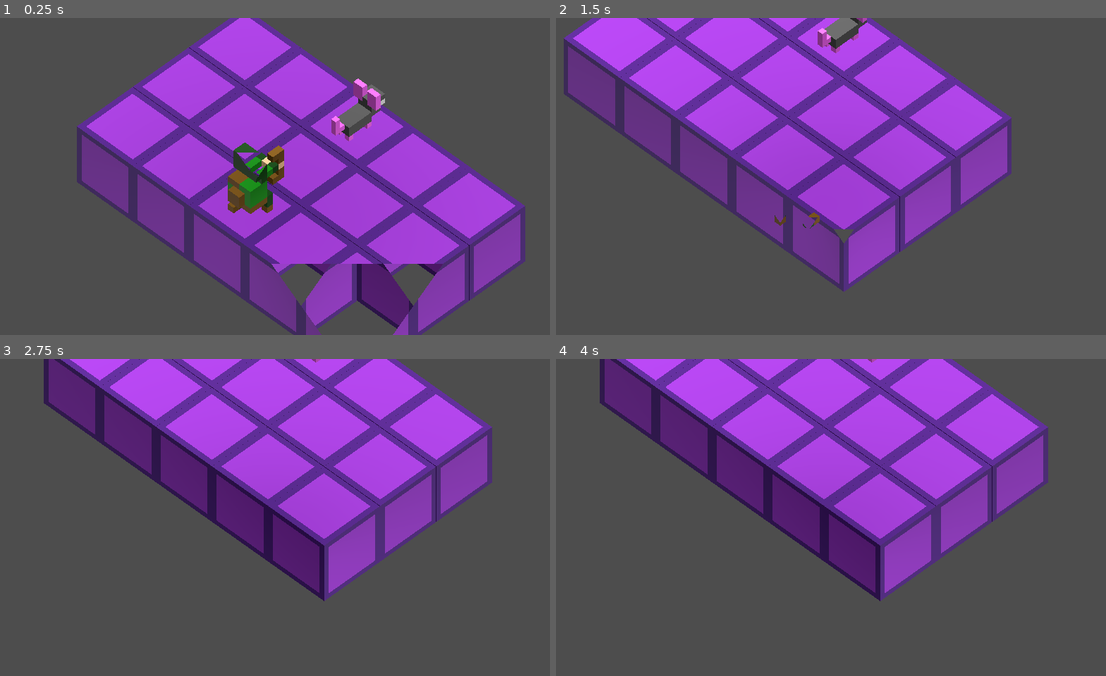
Above: before the commit, frames 1-4 (two rows, left to right).
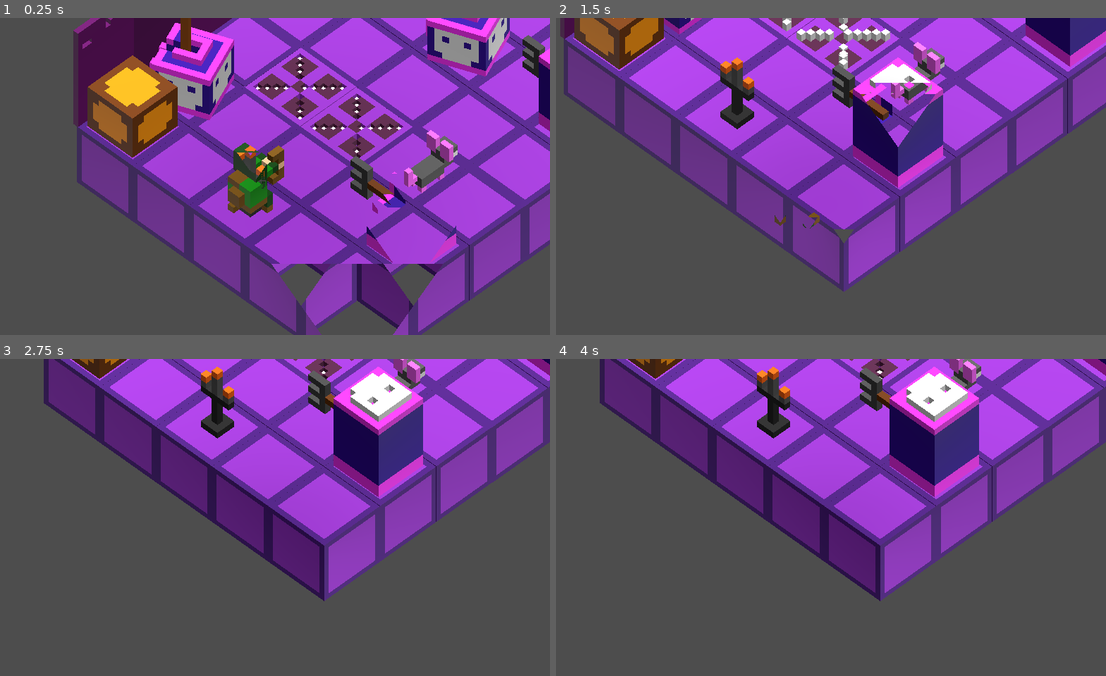
Above: after the commit, the same moments.

Repository: wenqiange/Looty-Dungeon-Recreation
Game: Godot game, scene res://Nodes/level_1.tscn
Two runs of this game, one before a commit and one after it. Both use one fixed random seed, a clock stepped at 60 frames per second and the inputs below. This scene is started directly instead of the project's main scene.
Inputs:
- Up to frame 1 (0.25 s): no input
- Up to frame 2 (1.5 s): hold D (move_right) 0.53-1.28 s; tap Z (Action) at 0.6, 1.35 s; hold S (move_down) from 1.28 s (still down)
- Up to frame 3 (2.75 s): release S (move_down) at 2.03 s; hold D (move_right) from 2.03 s (still down); tap Z (Action) at 2.1 s
- Up to frame 4 (4 s): release D (move_right) at 2.78 s; hold W (move_up) 2.78-3.53 s; tap Z (Action) at 2.85, 3.6 s; hold A (move_left) from 3.53 s (still down)

The runs differ from the first frame. In frame 1, 34% of the frame differs, in the area x 13-100%, y 0-78%; in frame 2, 21%; in frame 3, 13%; in frame 4, 13%.

Commit message:
Level1

Diff:
--- /dev/null
+++ b/looty-dungeon/Nodes/door.tscn
@@ -0,0 +1,16 @@
+[gd_scene format=3 uid="uid://dluhwo6us7iir"]
+
+[ext_resource type="ArrayMesh" uid="uid://cu5u8hdj6cygo" path="res://Models/Floor_and_walls/door.obj" id="1_bspd1"]
+
+[sub_resource type="BoxShape3D" id="BoxShape3D_1l5s0"]
+size = Vector3(1.0222168, 1.7007141, 0.09680176)
+
+[node name="Door" type="StaticBody3D" unique_id=1781724774]
+
+[node name="MeshInstance3D" type="MeshInstance3D" parent="." unique_id=1531589074]
+transform = Transform3D(0.835, 0, 0, 0, 0.835, 0, 0, 0, 0.835, -0.0019450188, 0, 0.45499492)
+mesh = ExtResource("1_bspd1")
+
+[node name="CollisionShape3D" type="CollisionShape3D" parent="." unique_id=972175762]
+transform = Transform3D(1, 0, 0, 0, 1, 0, 0, 0, 1, 0.00012207031, 0.841629, -0.0040893555)
+shape = SubResource("BoxShape3D_1l5s0")
--- a/looty-dungeon/Nodes/level_1.tscn
+++ b/looty-dungeon/Nodes/level_1.tscn
@@ -1,11 +1,25 @@
 [gd_scene format=3 uid="uid://dblv1x6lrurh2"]
 
-[ext_resource type="Script" path="res://Scripts/level.gd" id="1_ff3h8"]
+[ext_resource type="Script" uid="uid://c8shfwjulwbe1" path="res://Scripts/level.gd" id="1_ff3h8"]
 [ext_resource type="PackedScene" uid="uid://di5fq0hk2r255" path="res://Nodes/falling_ground.tscn" id="2_fgvht"]
 [ext_resource type="PackedScene" uid="uid://b7xjfjybpqqow" path="res://Nodes/ground_tile.tscn" id="3_dbp6f"]
 [ext_resource type="PackedScene" uid="uid://gpauov8g8ppc" path="res://Nodes/rat.tscn" id="4_knxk3"]
+[ext_resource type="PackedScene" uid="uid://bvfeff13hqro0" path="res://Nodes/wall_1.tscn" id="5_3n56g"]
 [ext_resource type="PackedScene" uid="uid://cy003rfen1a3a" path="res://Nodes/arquero.tscn" id="5_dbp6f"]
 [ext_resource type="Script" uid="uid://ox6kstvmsf0i" path="res://Scripts/camera_follow.gd" id="6_knxk3"]
+[ext_resource type="PackedScene" uid="uid://d32wpetkiei63" path="res://Nodes/wall_basic.tscn" id="6_nqeri"]
+[ext_resource type="PackedScene" uid="uid://bpamdq6vfk3wj" path="res://Nodes/wall_4.tscn" id="7_i6l3h"]
+[ext_resource type="PackedScene" uid="uid://crqvugbsp47nd" path="res://Nodes/wall_3.tscn" id="8_xdnbo"]
+[ext_resource type="PackedScene" uid="uid://dpv1jbdcc6qi3" path="res://Nodes/wall_2.tscn" id="9_v6ic0"]
+[ext_resource type="PackedScene" uid="uid://dluhwo6us7iir" path="res://Nodes/door.tscn" id="10_b2eeu"]
+[ext_resource type="PackedScene" uid="uid://c2uwtqp0iswjw" path="res://Nodes/spikes_floor.tscn" id="11_4f0fl"]
+[ext_resource type="PackedScene" uid="uid://dkkjwel1efltt" path="res://Nodes/trident_trap.tscn" id="12_xmvqe"]
+[ext_resource type="PackedScene" uid="uid://c20nxqsdyiuwj" path="res://Nodes/axe_trap.tscn" id="13_xkqxj"]
+[ext_resource type="PackedScene" uid="uid://coippum77fhr3" path="res://Nodes/slime.tscn" id="14_5i0km"]
+[ext_resource type="PackedScene" uid="uid://dqx2ty1287qwm" path="res://Nodes/solid_elephant.tscn" id="15_nb0ms"]
+[ext_resource type="PackedScene" uid="uid://6ohd0kweg6bw" path="res://Nodes/solid_knight.tscn" id="16_bqro3"]
+[ext_resource type="PackedScene" uid="uid://gyjh3tmgue4g" path="res://Nodes/solid_lamp.tscn" id="17_a3i16"]
+[ext_resource type="PackedScene" uid="uid://4j44rr5ebtov" path="res://Nodes/solid_object.tscn" id="18_mm2hu"]
 
 [sub_resource type="Environment" id="Environment_wowpa"]
 ambient_light_source = 2
@@ -32,9 +46,6 @@
 [node name="GroundTile2" parent="Level/Falling_Ground" unique_id=638126155 instance=ExtResource("3_dbp6f")]
 transform = Transform3D(1, 0, 0, 0, 1, 0, 0, 0, 1, 0, -0.5, 1)
 
-[node name="GroundTile3" parent="Level/Falling_Ground" unique_id=1024747531 instance=ExtResource("3_dbp6f")]
-transform = Transform3D(1, 0, 0, 0, 1, 0, 0, 0, 1, 0, -0.5, 2)
-
 [node name="GroundTile4" parent="Level/Falling_Ground" unique_id=1866864257 instance=ExtResource("3_dbp6f")]
 transform = Transform3D(1, 0, 0, 0, 1, 0, 0, 0, 1, -1, -0.5, 0)
 
@@ -68,11 +79,230 @@
 [node name="GroundTile14" parent="Level/Falling_Ground" unique_id=109378242 instance=ExtResource("3_dbp6f")]
 transform = Transform3D(1, 0, 0, 0, 1, 0, 0, 0, 1, 1, -0.5, 1)
 
-[node name="GroundTile15" parent="Level/Falling_Ground" unique_id=116708685 instance=ExtResource("3_dbp6f")]
-transform = Transform3D(1, 0, 0, 0, 1, 0, 0, 0, 1, 1, -0.5, 2)
+[node name="GroundTile16" parent="Level/Falling_Ground" unique_id=542665883 instance=ExtResource("3_dbp6f")]
+transform = Transform3D(1, 0, 0, 0, 1, 0, 0, 0, 1, -0.0012321472, -0.50478005, 2.9917874)
+
+[node name="GroundTile17" parent="Level/Falling_Ground" unique_id=1859489245 instance=ExtResource("3_dbp6f")]
+transform = Transform3D(1, 0, 0, 0, 1, 0, 0, 0, 1, -0.0012321472, -0.50478005, 3.9917874)
+
+[node name="GroundTile18" parent="Level/Falling_Ground" unique_id=1226013703 instance=ExtResource("3_dbp6f")]
+transform = Transform3D(1, 0, 0, 0, 1, 0, 0, 0, 1, -0.0012321472, -0.50478005, 4.9917874)
+
+[node name="GroundTile19" parent="Level/Falling_Ground" unique_id=1417010318 instance=ExtResource("3_dbp6f")]
+transform = Transform3D(1, 0, 0, 0, 1, 0, 0, 0, 1, -1.0012321, -0.50478005, 2.9917874)
+
+[node name="GroundTile20" parent="Level/Falling_Ground" unique_id=647904539 instance=ExtResource("3_dbp6f")]
+transform = Transform3D(1, 0, 0, 0, 1, 0, 0, 0, 1, -1.0012321, -0.50478005, 3.9917874)
+
+[node name="GroundTile21" parent="Level/Falling_Ground" unique_id=23641674 instance=ExtResource("3_dbp6f")]
+transform = Transform3D(1, 0, 0, 0, 1, 0, 0, 0, 1, -1.0012321, -0.50478005, 4.9917874)
+
+[node name="GroundTile22" parent="Level/Falling_Ground" unique_id=175635612 instance=ExtResource("3_dbp6f")]
+transform = Transform3D(1, 0, 0, 0, 1, 0, 0, 0, 1, -2.0012321, -0.50478005, 2.9917874)
+
+[node name="GroundTile23" parent="Level/Falling_Ground" unique_id=596592053 instance=ExtResource("3_dbp6f")]
+transform = Transform3D(1, 0, 0, 0, 1, 0, 0, 0, 1, -2.0012321, -0.50478005, 3.9917874)
+
+[node name="GroundTile24" parent="Level/Falling_Ground" unique_id=1453713538 instance=ExtResource("3_dbp6f")]
+transform = Transform3D(1, 0, 0, 0, 1, 0, 0, 0, 1, -2.0012321, -0.50478005, 4.9917874)
+
+[node name="GroundTile25" parent="Level/Falling_Ground" unique_id=292495477 instance=ExtResource("3_dbp6f")]
+transform = Transform3D(1, 0, 0, 0, 1, 0, 0, 0, 1, 1.9987679, -0.50478005, 2.9917874)
+
+[node name="GroundTile27" parent="Level/Falling_Ground" unique_id=416556741 instance=ExtResource("3_dbp6f")]
+transform = Transform3D(1, 0, 0, 0, 1, 0, 0, 0, 1, 1.9987679, -0.50478005, 4.9917874)
+
+[node name="GroundTile28" parent="Level/Falling_Ground" unique_id=1230391157 instance=ExtResource("3_dbp6f")]
+transform = Transform3D(1, 0, 0, 0, 1, 0, 0, 0, 1, 0.99876785, -0.50478005, 2.9917874)
+
+[node name="GroundTile29" parent="Level/Falling_Ground" unique_id=175653912 instance=ExtResource("3_dbp6f")]
+transform = Transform3D(1, 0, 0, 0, 1, 0, 0, 0, 1, 0.99876785, -0.50478005, 3.9917874)
+
+[node name="GroundTile30" parent="Level/Falling_Ground" unique_id=1660137381 instance=ExtResource("3_dbp6f")]
+transform = Transform3D(1, 0, 0, 0, 1, 0, 0, 0, 1, 0.99876785, -0.50478005, 4.9917874)
+
+[node name="GroundTile31" parent="Level/Falling_Ground" unique_id=671996171 instance=ExtResource("3_dbp6f")]
+transform = Transform3D(1, 0, 0, 0, 1, 0, 0, 0, 1, 0.0060076714, -0.5094147, 5.9995294)
+
+[node name="GroundTile32" parent="Level/Falling_Ground" unique_id=473217515 instance=ExtResource("3_dbp6f")]
+transform = Transform3D(1, 0, 0, 0, 1, 0, 0, 0, 1, 0.0060076714, -0.5094147, 6.9995294)
+
+[node name="GroundTile33" parent="Level/Falling_Ground" unique_id=438537245 instance=ExtResource("3_dbp6f")]
+transform = Transform3D(1, 0, 0, 0, 1, 0, 0, 0, 1, 0.0060076714, -0.5094147, 7.9995294)
+
+[node name="GroundTile34" parent="Level/Falling_Ground" unique_id=519019306 instance=ExtResource("3_dbp6f")]
+transform = Transform3D(1, 0, 0, 0, 1, 0, 0, 0, 1, -0.9939923, -0.5094147, 5.9995294)
+
+[node name="GroundTile35" parent="Level/Falling_Ground" unique_id=1810819244 instance=ExtResource("3_dbp6f")]
+transform = Transform3D(1, 0, 0, 0, 1, 0, 0, 0, 1, -0.9939923, -0.5094147, 6.9995294)
+
+[node name="GroundTile36" parent="Level/Falling_Ground" unique_id=987950472 instance=ExtResource("3_dbp6f")]
+transform = Transform3D(1, 0, 0, 0, 1, 0, 0, 0, 1, -0.9939923, -0.5094147, 7.9995294)
+
+[node name="GroundTile37" parent="Level/Falling_Ground" unique_id=1153059422 instance=ExtResource("3_dbp6f")]
+transform = Transform3D(1, 0, 0, 0, 1, 0, 0, 0, 1, -1.9939923, -0.5094147, 5.9995294)
+
+[node name="GroundTile38" parent="Level/Falling_Ground" unique_id=436644426 instance=ExtResource("3_dbp6f")]
+transform = Transform3D(1, 0, 0, 0, 1, 0, 0, 0, 1, -1.9939923, -0.5094147, 6.9995294)
+
+[node name="GroundTile39" parent="Level/Falling_Ground" unique_id=918852111 instance=ExtResource("3_dbp6f")]
+transform = Transform3D(1, 0, 0, 0, 1, 0, 0, 0, 1, -1.9939923, -0.5094147, 7.9995294)
+
+[node name="GroundTile40" parent="Level/Falling_Ground" unique_id=573952616 instance=ExtResource("3_dbp6f")]
+transform = Transform3D(1, 0, 0, 0, 1, 0, 0, 0, 1, 2.0060077, -0.5094147, 5.9995294)
+
+[node name="GroundTile41" parent="Level/Falling_Ground" unique_id=191763222 instance=ExtResource("3_dbp6f")]
+transform = Transform3D(1, 0, 0, 0, 1, 0, 0, 0, 1, 2.0060077, -0.5094147, 6.9995294)
+
+[node name="GroundTile42" parent="Level/Falling_Ground" unique_id=1976051129 instance=ExtResource("3_dbp6f")]
+transform = Transform3D(1, 0, 0, 0, 1, 0, 0, 0, 1, 2.0060077, -0.5094147, 7.9995294)
+
+[node name="GroundTile43" parent="Level/Falling_Ground" unique_id=1638680324 instance=ExtResource("3_dbp6f")]
+transform = Transform3D(1, 0, 0, 0, 1, 0, 0, 0, 1, 1.0060077, -0.5094147, 5.9995294)
+
+[node name="GroundTile45" parent="Level/Falling_Ground" unique_id=1466909746 instance=ExtResource("3_dbp6f")]
+transform = Transform3D(1, 0, 0, 0, 1, 0, 0, 0, 1, 1.0060077, -0.5094147, 7.9995294)
+
+[node name="GroundTile46" parent="Level/Falling_Ground" unique_id=2066940076 instance=ExtResource("3_dbp6f")]
+transform = Transform3D(1, 0, 0, 0, 1, 0, 0, 0, 1, 0.004775524, -0.5141947, 8.991317)
+
+[node name="GroundTile47" parent="Level/Falling_Ground" unique_id=622133012 instance=ExtResource("3_dbp6f")]
+transform = Transform3D(1, 0, 0, 0, 1, 0, 0, 0, 1, 0.004775524, -0.5141947, 9.991317)
+
+[node name="GroundTile48" parent="Level/Falling_Ground" unique_id=1630711176 instance=ExtResource("3_dbp6f")]
+transform = Transform3D(1, 0, 0, 0, 1, 0, 0, 0, 1, 0.004775524, -0.5141947, 10.991317)
+
+[node name="GroundTile49" parent="Level/Falling_Ground" unique_id=1239706021 instance=ExtResource("3_dbp6f")]
+transform = Transform3D(1, 0, 0, 0, 1, 0, 0, 0, 1, -0.9952245, -0.5141947, 8.991317)
+
+[node name="GroundTile50" parent="Level/Falling_Ground" unique_id=728178507 instance=ExtResource("3_dbp6f")]
+transform = Transform3D(1, 0, 0, 0, 1, 0, 0, 0, 1, -0.9952245, -0.5141947, 9.991317)
+
+[node name="GroundTile51" parent="Level/Falling_Ground" unique_id=390271633 instance=ExtResource("3_dbp6f")]
+transform = Transform3D(1, 0, 0, 0, 1, 0, 0, 0, 1, -0.9952245, -0.5141947, 10.991317)
+
+[node name="GroundTile52" parent="Level/Falling_Ground" unique_id=812704966 instance=ExtResource("3_dbp6f")]
+transform = Transform3D(1, 0, 0, 0, 1, 0, 0, 0, 1, -1.9952245, -0.5141947, 8.991317)
+
+[node name="GroundTile53" parent="Level/Falling_Ground" unique_id=47790410 instance=ExtResource("3_dbp6f")]
+transform = Transform3D(1, 0, 0, 0, 1, 0, 0, 0, 1, -1.9952245, -0.5141947, 9.991317)
+
+[node name="GroundTile54" parent="Level/Falling_Ground" unique_id=1191508451 instance=ExtResource("3_dbp6f")]
+transform = Transform3D(1, 0, 0, 0, 1, 0, 0, 0, 1, -1.9952245, -0.5141947, 10.991317)
+
+[node name="GroundTile55" parent="Level/Falling_Ground" unique_id=1588643507 instance=ExtResource("3_dbp6f")]
+transform = Transform3D(1, 0, 0, 0, 1, 0, 0, 0, 1, 2.0047755, -0.5141947, 8.991317)
+
+[node name="GroundTile56" parent="Level/Falling_Ground" unique_id=1424577841 instance=ExtResource("3_dbp6f")]
+transform = Transform3D(1, 0, 0, 0, 1, 0, 0, 0, 1, 2.0047755, -0.5141947, 9.991317)
+
+[node name="GroundTile57" parent="Level/Falling_Ground" unique_id=1164846289 instance=ExtResource("3_dbp6f")]
+transform = Transform3D(1, 0, 0, 0, 1, 0, 0, 0, 1, 2.0047755, -0.5141947, 10.991317)
+
+[node name="GroundTile58" parent="Level/Falling_Ground" unique_id=76117214 instance=ExtResource("3_dbp6f")]
+transform = Transform3D(1, 0, 0, 0, 1, 0, 0, 0, 1, 1.0047755, -0.5141947, 8.991317)
+
+[node name="GroundTile59" parent="Level/Falling_Ground" unique_id=1077792303 instance=ExtResource("3_dbp6f")]
+transform = Transform3D(1, 0, 0, 0, 1, 0, 0, 0, 1, 1.0047755, -0.5141947, 9.991317)
+
+[node name="GroundTile60" parent="Level/Falling_Ground" unique_id=1364918549 instance=ExtResource("3_dbp6f")]
+transform = Transform3D(1, 0, 0, 0, 1, 0, 0, 0, 1, 1.0047755, -0.5141947, 10.991317)
 
 [node name="Rat" parent="Level" unique_id=1608742070 instance=ExtResource("4_knxk3")]
-transform = Transform3D(1, 0, 0, 0, 1, 0, 0, 0, 1, 0, 0.4, 2)
+transform = Transform3D(1, 0, 0, 0, 1, 0, 0, 0, 1, -1.3002138, 0.4, 2)
+
+[node name="Walls" type="Node3D" parent="Level" unique_id=1806617892]
+
+[node name="Wall1" parent="Level/Walls" unique_id=1578792029 instance=ExtResource("5_3n56g")]
+transform = Transform3D(-4.371139e-08, 0, 1, 0, 1, 0, -1, 0, -4.371139e-08, 2.557633, 0, 0)
+
+[node name="Wall2" parent="Level/Walls" unique_id=567221313 instance=ExtResource("5_3n56g")]
+transform = Transform3D(-4.371139e-08, 0, 1, 0, 1, 0, -1, 0, -4.371139e-08, 2.557633, 0, 4.986047)
+
+[node name="Wall3" parent="Level/Walls" unique_id=20046655 instance=ExtResource("5_3n56g")]
+transform = Transform3D(-4.371139e-08, 0, 1, 0, 1, 0, -1, 0, -4.371139e-08, 2.557633, 0, 1.9967022)
+
+[node name="Wall6" parent="Level/Walls" unique_id=1409438340 instance=ExtResource("5_3n56g")]
+transform = Transform3D(-4.371139e-08, 0, 1, 0, 1, 0, -1, 0, -4.371139e-08, 2.590347, 0, 8.992714)
+
+[node name="WallBasic" parent="Level/Walls" unique_id=1255375245 instance=ExtResource("6_nqeri")]
+transform = Transform3D(-4.371139e-08, 0, 1, 0, 1, 0, -1, 0, -4.371139e-08, 2.5096273, 0, 1.0010905)
+
+[node name="Wall7" parent="Level/Walls" unique_id=762106106 instance=ExtResource("7_i6l3h")]
+transform = Transform3D(-4.371139e-08, 0, 1, 0, 1, 0, -1, 0, -4.371139e-08, 2.5460355, 0, 2.9861555)
+
+[node name="WallBasic2" parent="Level/Walls" unique_id=122499695 instance=ExtResource("6_nqeri")]
+transform = Transform3D(-4.371139e-08, 0, 1, 0, 1, 0, -1, 0, -4.371139e-08, 2.5167854, 0, 3.9932508)
+
+[node name="Wall8" parent="Level/Walls" unique_id=886034082 instance=ExtResource("8_xdnbo")]
+transform = Transform3D(-4.371139e-08, 0, -1, 0, 1, 0, 1, 0, -4.371139e-08, 2.495275, 0, 5.9883847)
+
+[node name="Wall9" parent="Level/Walls" unique_id=2013402098 instance=ExtResource("9_v6ic0")]
+transform = Transform3D(-4.371139e-08, 0, -1, 0, 1, 0, 1, 0, -4.371139e-08, 2.5186987, 0, 6.996185)
+
+[node name="Wall10" parent="Level/Walls" unique_id=307848952 instance=ExtResource("5_3n56g")]
+transform = Transform3D(-4.371139e-08, 0, -1, 0, 1, 0, 1, 0, -4.371139e-08, 2.504692, 0, 7.989307)
+
+[node name="Wall11" parent="Level/Walls" unique_id=904859578 instance=ExtResource("8_xdnbo")]
+transform = Transform3D(-4.371139e-08, 0, -1, 0, 1, 0, 1, 0, -4.371139e-08, 2.5083966, 0, 9.987145)
+
+[node name="WallBasic3" parent="Level/Walls" unique_id=627129360 instance=ExtResource("6_nqeri")]
+transform = Transform3D(-4.371139e-08, 0, -1, 0, 1, 0, 1, 0, -4.371139e-08, 2.5450656, 0, 10.989558)
+
+[node name="Wall12" parent="Level/Walls" unique_id=77051050 instance=ExtResource("7_i6l3h")]
+transform = Transform3D(-1, 0, 8.742278e-08, 0, 1, 0, -8.742278e-08, 0, -1, 2.0008335, 0, 11.494009)
+
+[node name="WallBasic4" parent="Level/Walls" unique_id=923958337 instance=ExtResource("6_nqeri")]
+transform = Transform3D(1, 0, 0, 0, 1, 0, 0, 0, 1, 1.0039603, 0, 11.524829)
+
+[node name="WallBasic5" parent="Level/Walls" unique_id=1103935076 instance=ExtResource("6_nqeri")]
+transform = Transform3D(1, 0, 0, 0, 1, 0, 0, 0, 1, -0.9991759, 0, 11.526403)
+
+[node name="Wall13" parent="Level/Walls" unique_id=1132262585 instance=ExtResource("7_i6l3h")]
+transform = Transform3D(-1, 0, 8.742278e-08, 0, 1, 0, -8.742278e-08, 0, -1, -1.9980056, 0, 11.501631)
+
+[node name="Door" parent="Level" unique_id=1781724774 instance=ExtResource("10_b2eeu")]
+transform = Transform3D(1, 0, 0, 0, 1, 0, 0, 0, 1, 0.00613147, 0, 11.534859)
+
+[node name="Traps" type="Node3D" parent="Level" unique_id=1918634747]
+
+[node name="Spikes_Floor" parent="Level/Traps" unique_id=1092495601 instance=ExtResource("11_4f0fl")]
+transform = Transform3D(0.835, 0, 0, 0, 0.835, 0, 0, 0, 0.835, 0.005733013, -1.0120229, 2.083081)
+
+[node name="Spikes_Floor2" parent="Level/Traps" unique_id=85538149 instance=ExtResource("11_4f0fl")]
+transform = Transform3D(0.835, 0, 0, 0, 0.835, 0, 0, 0, 0.835, 1.0155625, -1.0113482, 2.081692)
+
+[node name="Spikes_Floor3" parent="Level/Traps" unique_id=108916202 instance=ExtResource("11_4f0fl")]
+transform = Transform3D(0.835, 0, 0, 0, 0.835, 0, 0, 0, 0.835, 1.9835231, -1.0104644, 4.073987)
+
+[node name="Spikes_Floor4" parent="Level/Traps" unique_id=1950936582 instance=ExtResource("11_4f0fl")]
+transform = Transform3D(0.835, 0, 0, 0, 0.835, 0, 0, 0, 0.835, 1.0102297, -1.0104659, 7.081245)
+
+[node name="Trident_Trap" parent="Level/Traps" unique_id=776772037 instance=ExtResource("12_xmvqe")]
+transform = Transform3D(1, 0, 0, 0, 1, 0, 0, 0, 1, -1.983777, 0, 4.0540686)
+
+[node name="Trident_Trap2" parent="Level/Traps" unique_id=1036402652 instance=ExtResource("12_xmvqe")]
+transform = Transform3D(1, 0, 0, 0, 1, 0, 0, 0, 1, -1.9735174, 0, 0.9944678)
+
+[node name="Axe_Trap" parent="Level/Traps" unique_id=862690607 instance=ExtResource("13_xkqxj")]
+transform = Transform3D(1, 0, 0, 0, 1, 0, 0, 0, 1, 1.9118452, 0, 0.9790497)
+
+[node name="Axe_Trap2" parent="Level/Traps" unique_id=1104452507 instance=ExtResource("13_xkqxj")]
+transform = Transform3D(1, 0, 0, 0, 1, 0, 0, 0, 1, 0, 0, 3.9901495)
+
+[node name="Slime" parent="Level" unique_id=1987652050 instance=ExtResource("14_5i0km")]
+transform = Transform3D(1, 0, 0, 0, 1, 0, 0, 0, 1, -1.9976501, 0, 7.962059)
+
+[node name="solid_elephant" parent="Level" unique_id=653262875 instance=ExtResource("15_nb0ms")]
+transform = Transform3D(1, 0, 0, 0, 1, 0, 0, 0, 1, 0.09439278, 0, 4.0693784)
+
+[node name="solid_knight" parent="Level" unique_id=136595844 instance=ExtResource("16_bqro3")]
+transform = Transform3D(1, 0, 0, 0, 1, 0, 0, 0, 1, -0.99636745, 0, 4.1952353)
+
+[node name="solid_lamp" parent="Level" unique_id=590701283 instance=ExtResource("17_a3i16")]
+
+[node name="solid_object" parent="Level" unique_id=1437750553 instance=ExtResource("18_mm2hu")]
+transform = Transform3D(1, 0, 0, 0, 1, 0, 0, 0, 1, 2.0032244, 0, 0)
 
 [node name="Arquero" parent="." unique_id=1232147745 instance=ExtResource("5_dbp6f")]
 transform = Transform3D(1, 0, 0, 0, 1, 0, 0, 0, 1, 0, 0.5, 0)
--- /dev/null
+++ b/looty-dungeon/Nodes/solid_object.tscn
@@ -0,0 +1,15 @@
+[gd_scene format=3 uid="uid://4j44rr5ebtov"]
+
+[ext_resource type="ArrayMesh" uid="uid://c13i4nrbp7ay" path="res://Models/Decorative_objects/obstacle_solid.obj" id="1_i5cuh"]
+
+[sub_resource type="BoxShape3D" id="BoxShape3D_00xw6"]
+size = Vector3(0.8321533, 0.751709, 0.8467407)
+
+[node name="solid_object" type="StaticBody3D" unique_id=1437750553]
+
+[node name="MeshInstance3D" type="MeshInstance3D" parent="." unique_id=1820714327]
+mesh = ExtResource("1_i5cuh")
+
+[node name="CollisionShape3D" type="CollisionShape3D" parent="." unique_id=581101454]
+transform = Transform3D(1, 0, 0, 0, 1, 0, 0, 0, 1, 0.007385254, 0.36193848, 0.008392334)
+shape = SubResource("BoxShape3D_00xw6")
--- a/looty-dungeon/Nodes/spikes_floor.tscn
+++ b/looty-dungeon/Nodes/spikes_floor.tscn
@@ -47,7 +47,7 @@
 }
 
 [node name="Spikes_Floor" type="StaticBody3D" unique_id=1092495601]
-transform = Transform3D(0.836, 0, 0, 0, 0.836, 0, 0, 0, 0.836, 0, 0, 0)
+transform = Transform3D(0.835, 0, 0, 0, 0.835, 0, 0, 0, 0.835, 0, 0, 0)
 
 [node name="CollisionShape3D" type="CollisionShape3D" parent="." unique_id=575329052]
 transform = Transform3D(1, 0, 0, 0, 1, 0, 0, 0, 1, 0.002746582, 0.5949974, -0.095947266)
--- a/looty-dungeon/Scenes/all_objects.tscn
+++ b/looty-dungeon/Scenes/all_objects.tscn
@@ -20,6 +20,8 @@
 [ext_resource type="PackedScene" uid="uid://gyjh3tmgue4g" path="res://Nodes/solid_lamp.tscn" id="18_nhfcm"]
 [ext_resource type="ArrayMesh" uid="uid://c13i4nrbp7ay" path="res://Models/Decorative_objects/obstacle_solid.obj" id="19_ko8nj"]
 [ext_resource type="PackedScene" uid="uid://d3i066x4iht6l" path="res://Scenes/coin.tscn" id="20_3qy4e"]
+[ext_resource type="PackedScene" uid="uid://dluhwo6us7iir" path="res://Nodes/door.tscn" id="21_7koev"]
+[ext_resource type="PackedScene" uid="uid://b7xjfjybpqqow" path="res://Nodes/ground_tile.tscn" id="22_nhfcm"]
 
 [sub_resource type="BoxShape3D" id="BoxShape3D_8od7v"]
 
@@ -115,7 +117,7 @@
 transform = Transform3D(1, 0, 0, 0, 1, 0, 0, 0, 1, 0.98214424, 0, -2.7214823)
 
 [node name="Spikes_Floor2" parent="." unique_id=814033304 instance=ExtResource("9_m0inc")]
-transform = Transform3D(1, 0, 0, 0, 1, 0, 0, 0, 1, -2.7241418, -0.7430252, -4.7928267)
+transform = Transform3D(0.835, 0, 0, 0, 0.835, 0, 0, 0, 0.835, -2.7241418, -0.7430252, -4.7928267)
 
 [node name="Trident_Trap" parent="." unique_id=776772037 instance=ExtResource("9_63apu")]
 transform = Transform3D(1, 0, 0, 0, 1, 0, 0, 0, 1, -0.8877968, -0.73250645, -4.9770184)
@@ -161,3 +163,9 @@
 shape = SubResource("BoxShape3D_00xw6")
 
 [node name="coin" parent="." unique_id=1589209570 instance=ExtResource("20_3qy4e")]
+
+[node name="Door" parent="." unique_id=1781724774 instance=ExtResource("21_7koev")]
+transform = Transform3D(1, 0, 0, 0, 1, 0, 0, 0, 1, 4.512196, 0, -7.1203747)
+
+[node name="GroundTile" parent="." unique_id=1690565268 instance=ExtResource("22_nhfcm")]
+transform = Transform3D(1, 0, 0, 0, 1, 0, 0, 0, 1, -2.721013, 0, -4.889926)
Not shown, added: looty-dungeon/Models/Floor_and_walls/door.mtl
Not shown, added: looty-dungeon/Models/Floor_and_walls/door.obj
Not shown, added: looty-dungeon/Models/Floor_and_walls/door.obj.import
Binary file added: looty-dungeon/Models/Floor_and_walls/door.png
Not shown, added: looty-dungeon/Models/Floor_and_walls/door.png.import
